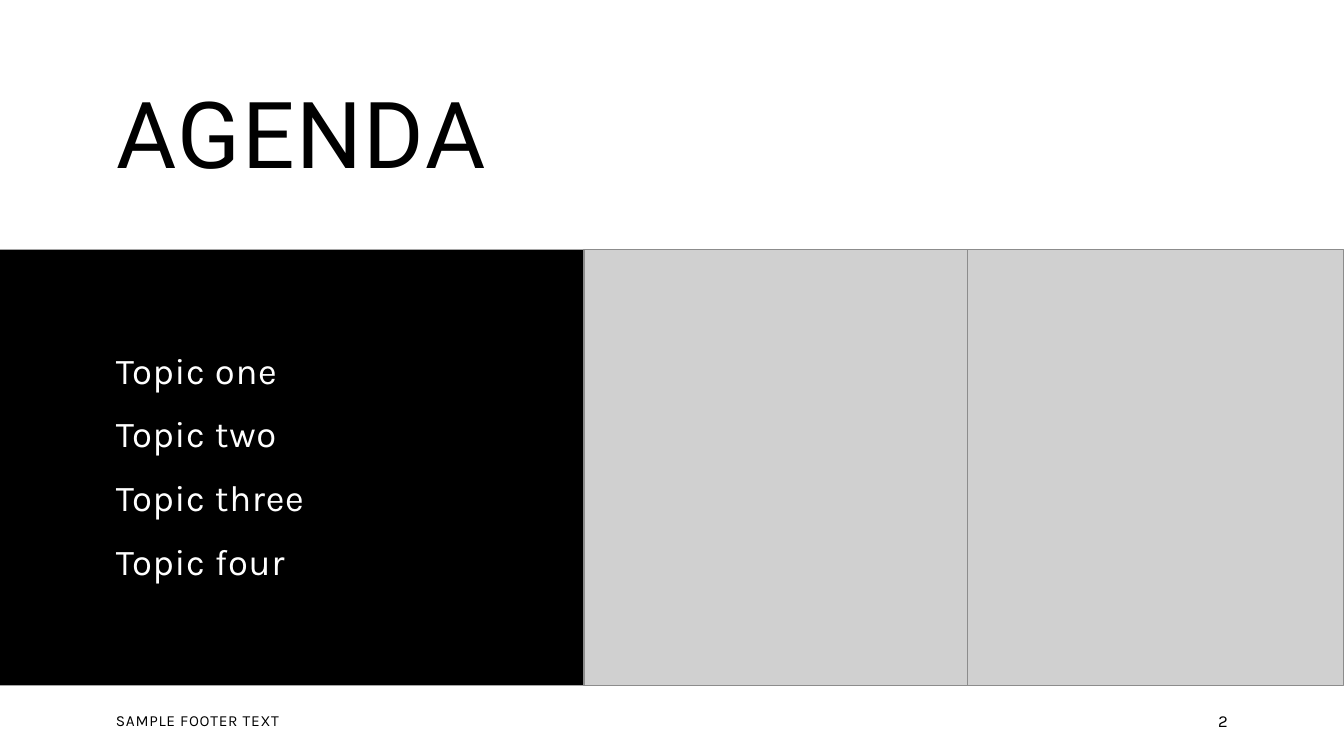
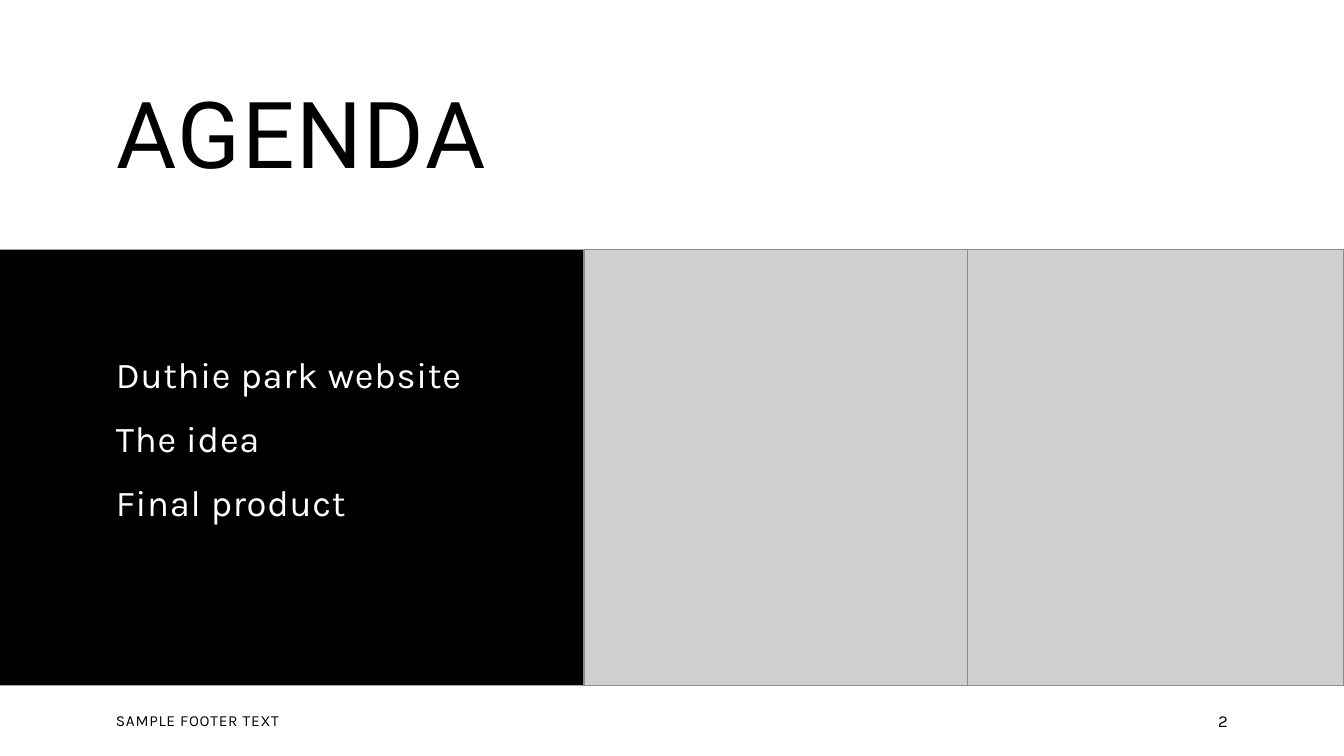
Before and after one commit to clararingrose/rguhack2024, a slide deck: slide 2 of rguhack2024.pptx. Drawn at 1344x756 pixels with LibreOffice and Linux fonts; fonts in the diff are those of the drawing; grey boxes stand for pictures. Boxes give left, top, right and bottom in pixels: in the first picture for what was removed or moved away, otherwise in the second. Text is boxed around its words. In the diff, an @@ line names an element or a change of style, - is before the commit and + after.

```diff
--- a/rguhack2024.pptx
+++ b/rguhack2024.pptx
@@ text at (116,363,461,525): text changed @@
-Topic one
-Topic two
-Topic three
-Topic four
+Duthie park website
+The idea
+Final product
```
Also in this commit, not shown: 4 other slides changed, 3 slides added, 6 slides removed.
